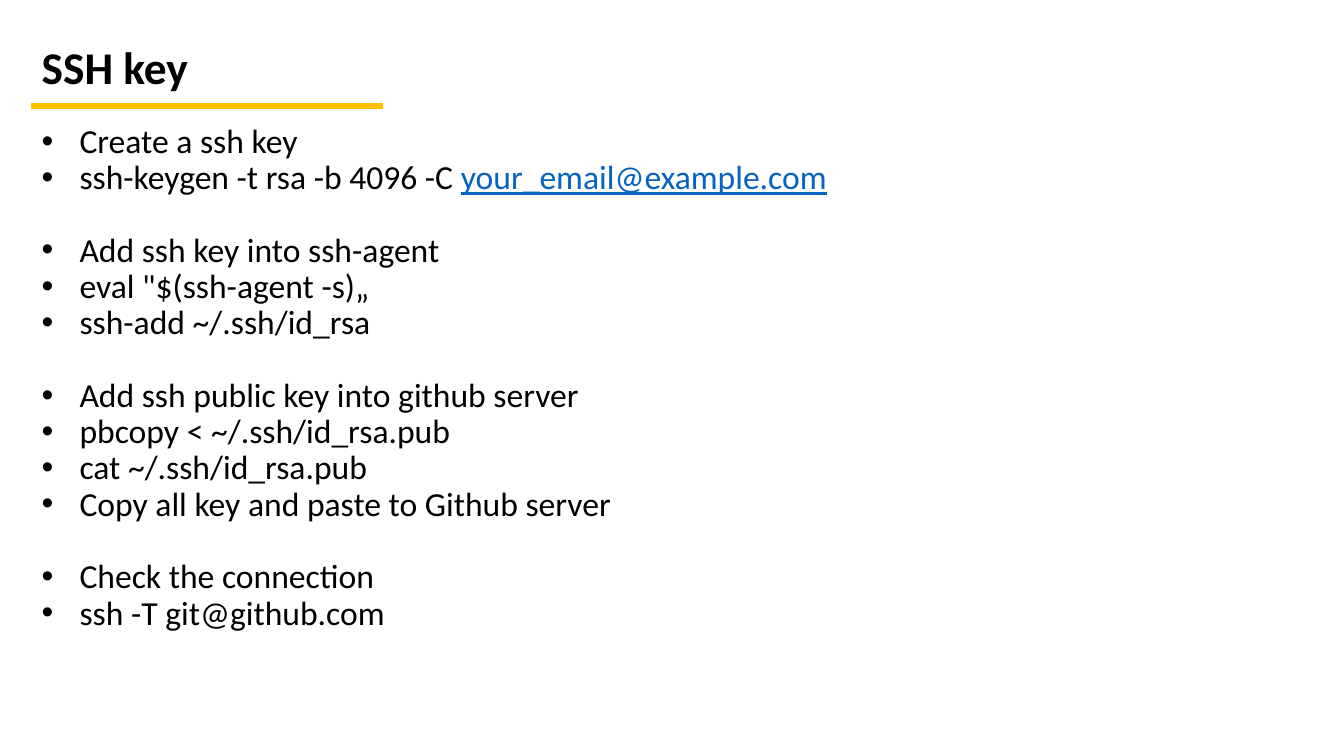
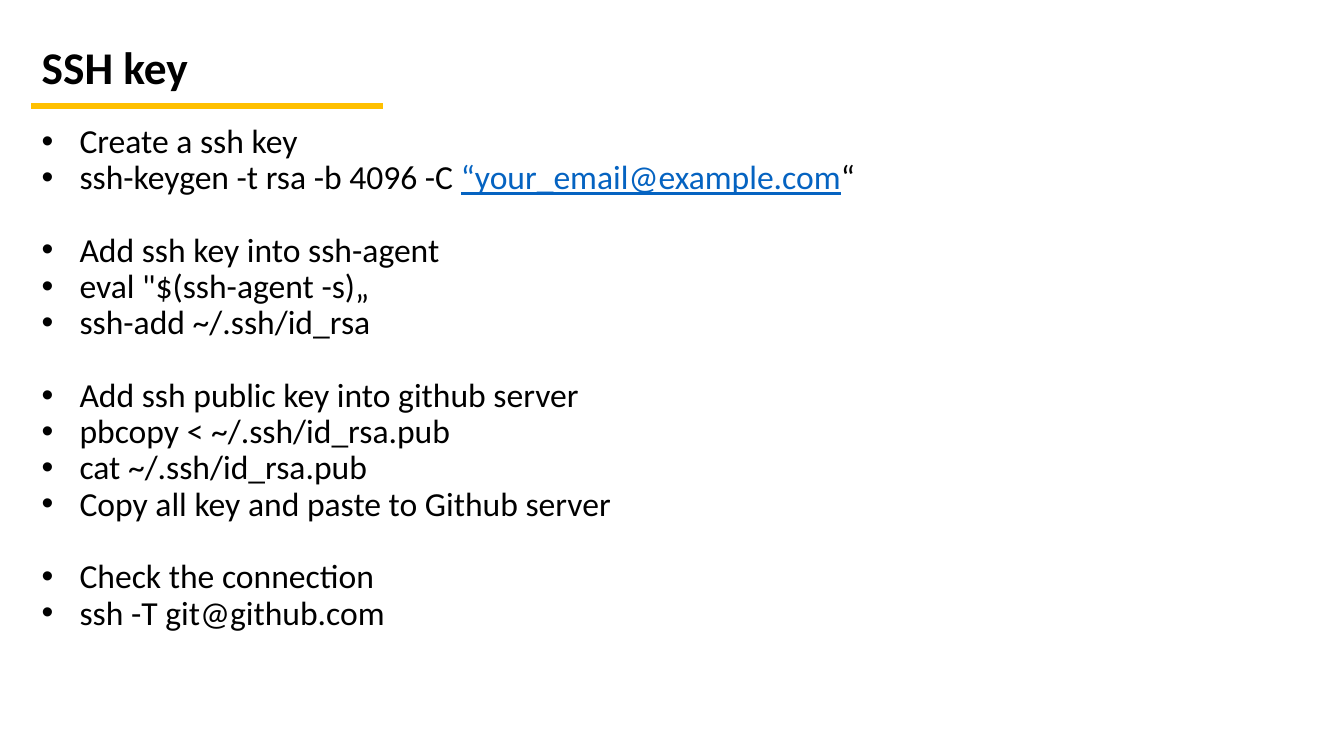
Before and after one commit to HoThanEEe/HoThanEEe, a slide deck: slide 4 of Git Presentation.pptx. Drawn at 1344x756 pixels with LibreOffice and Linux fonts; fonts in the diff are those of the drawing. Boxes give left, top, right and bottom in pixels: in the first picture for what was removed or moved away, otherwise in the second. Text is boxed around its words. In the diff, an @@ line names an element or a change of style, - is before the commit and + after.

```diff
--- a/Git Presentation.pptx
+++ b/Git Presentation.pptx
@@ text at (80, 165, 855, 195): text changed @@
-• ssh-keygen -t rsa -b 4096 -C your_email@example.com
+• ssh-keygen -t rsa -b 4096 -C “your_email@example.com“
```
Also in this commit, not shown: 1 other slide changed.
